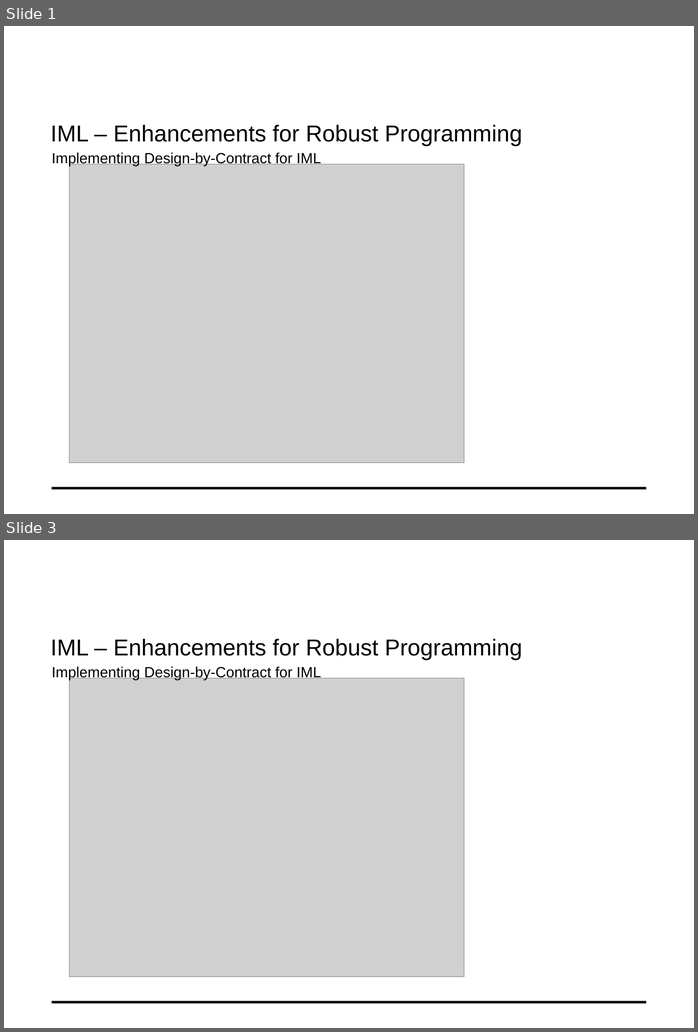
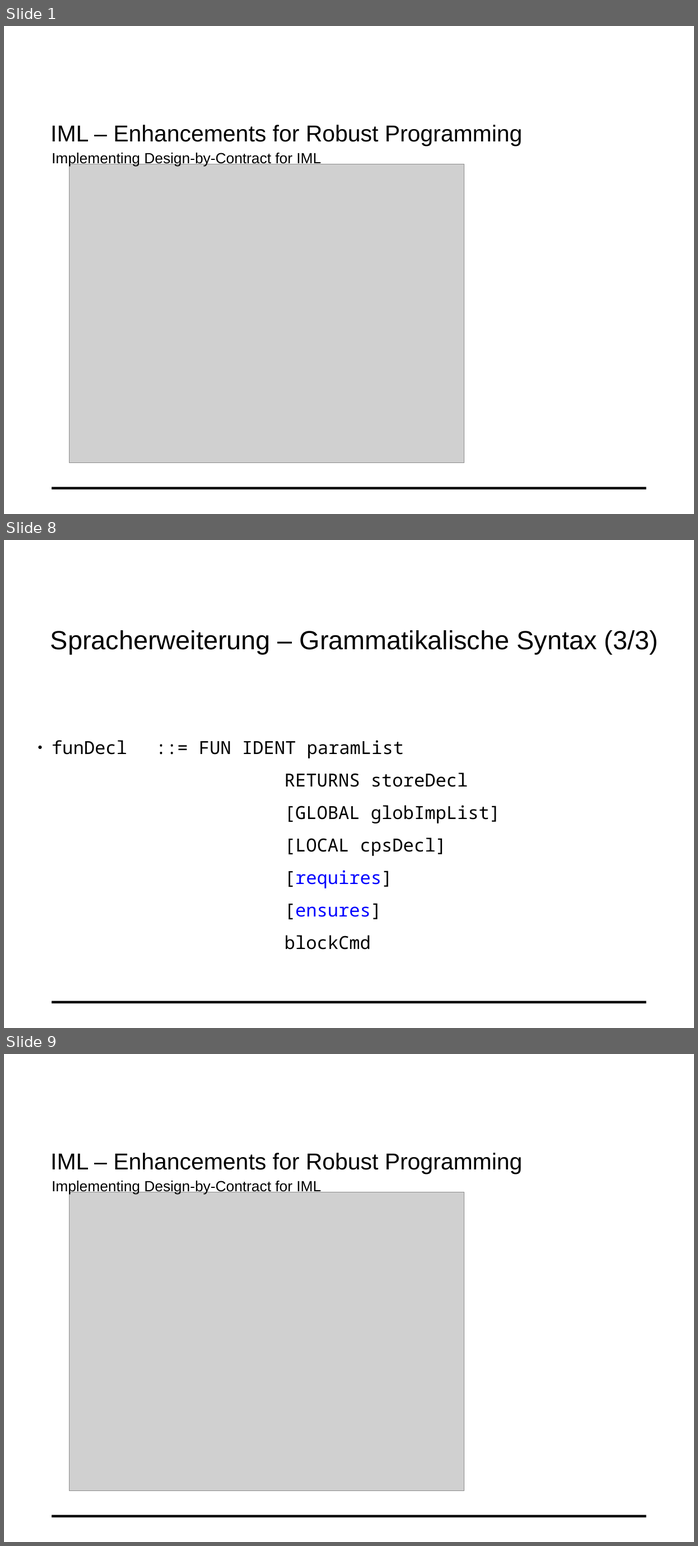
Before and after one commit to fluescher/iml-compiler, a slide deck: IML-Conditions.odp. Shown one above the other, each under a label of ours: slides 1 and 3 before the commit, slides 1, 8 and 9 after it; the slides between them are not shown. The pictures are 698x1032 and 698x1546 pixels, drawn with LibreOffice and Linux fonts; fonts in the diff are those of the drawing; grey boxes stand for pictures; background and template pictures are left out. Boxes give left, top, right and bottom in pixels: in the first picture for what was removed or moved away, otherwise in the second. Text is boxed around its words. In the diff, an @@ line names an element or a change of style, - is before the commit and + after.

```diff
--- a/IML-Conditions.odp
+++ b/IML-Conditions.odp
@@ slide 8 added at (x1=4, y1=540, x2=694, y2=1028), background #FFFFFF; not listed: 1 template element that a slide beside it also shows @@
@@ text added at (x1=50, y1=630, x2=658, y2=655), 32 pt, text #000000 @@
+Spracherweiterung – Grammatikalische Syntax (3/3)
@@ text added at (x1=52, y1=740, x2=500, y2=949), 22 pt, text #000000 @@
+● funDecl ::= FUN IDENT paramList
+  RETURNS storeDecl
+  [GLOBAL globImpList]
+  [LOCAL cpsDecl]
+  [requires]
+  [ensures]
+  blockCmd
@@ what was slide 3 is now slide 9 @@
```
Also in this commit, not shown: 1 slide changed, 5 other slides added.
